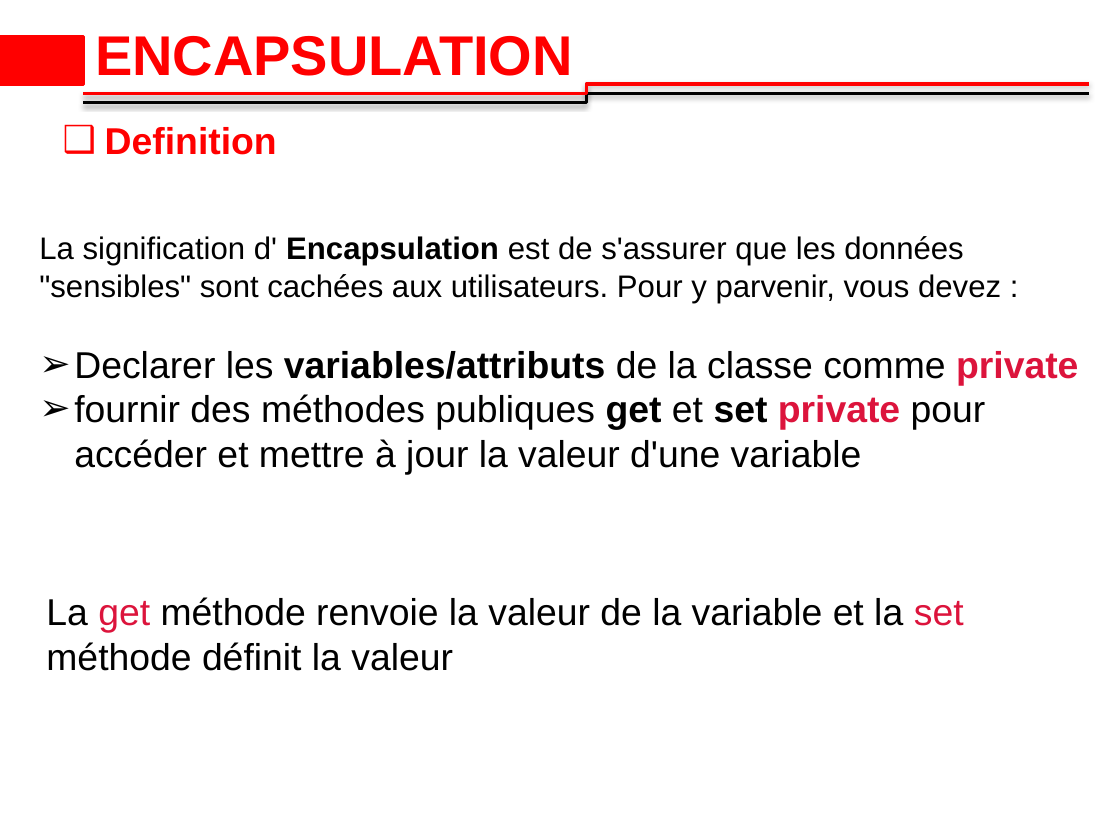
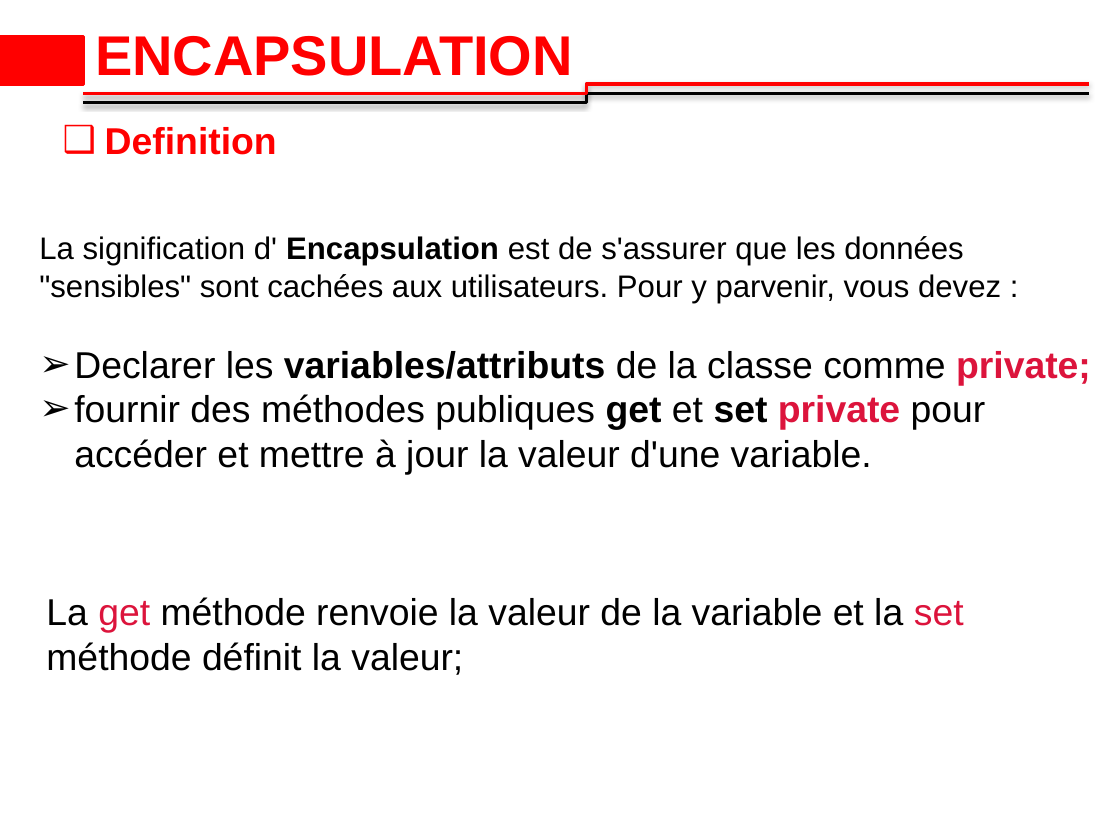
Before and after one commit to 2losky/Poo_Java, a slide deck: slide 29 of java-oop dernier 10.pptx. Drawn at 1120x840 pixels with LibreOffice and Linux fonts; fonts in the diff are those of the drawing; background and template pictures are left out. Boxes give left, top, right and bottom in pixels: in the first picture for what was removed or moved away, otherwise in the second. Text is boxed around its words. In the diff, an @@ line names an element or a change of style, - is before the commit and + after.

```diff
--- a/java-oop dernier 10.pptx
+++ b/java-oop dernier 10.pptx
@@ text at (74, 351, 1091, 475): text changed @@
-➢ Declarer les variables/attributs de la classe comme private
-➢ fournir des méthodes publiques get et set private pour accéder et mettre à jour la valeur d'une variable
+➢ Declarer les variables/attributs de la classe comme private;
+➢ fournir des méthodes publiques get et set private pour accéder et mettre à jour la valeur d'une variable.
@@ text at (46, 597, 964, 675): text changed @@
-La get méthode renvoie la valeur de la variable et la set méthode définit la valeur
+La get méthode renvoie la valeur de la variable et la set méthode définit la valeur;
```
Also in this commit, not shown: 2 other slides changed, 1 slide added.
